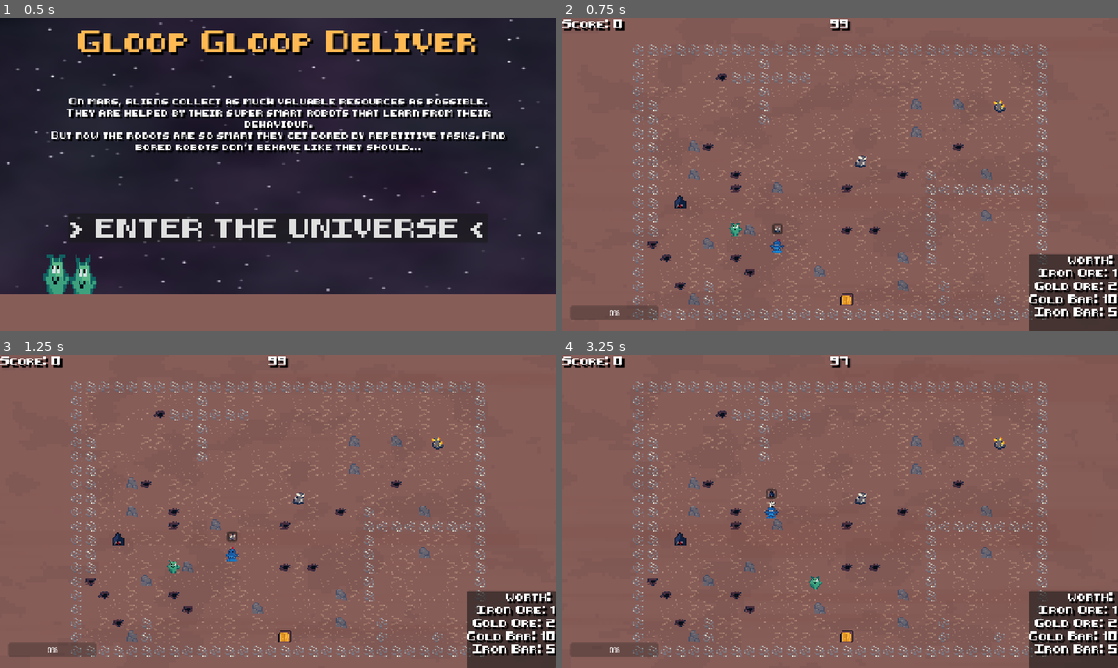
Above: before the commit, frames 1-4 (two rows, left to right).
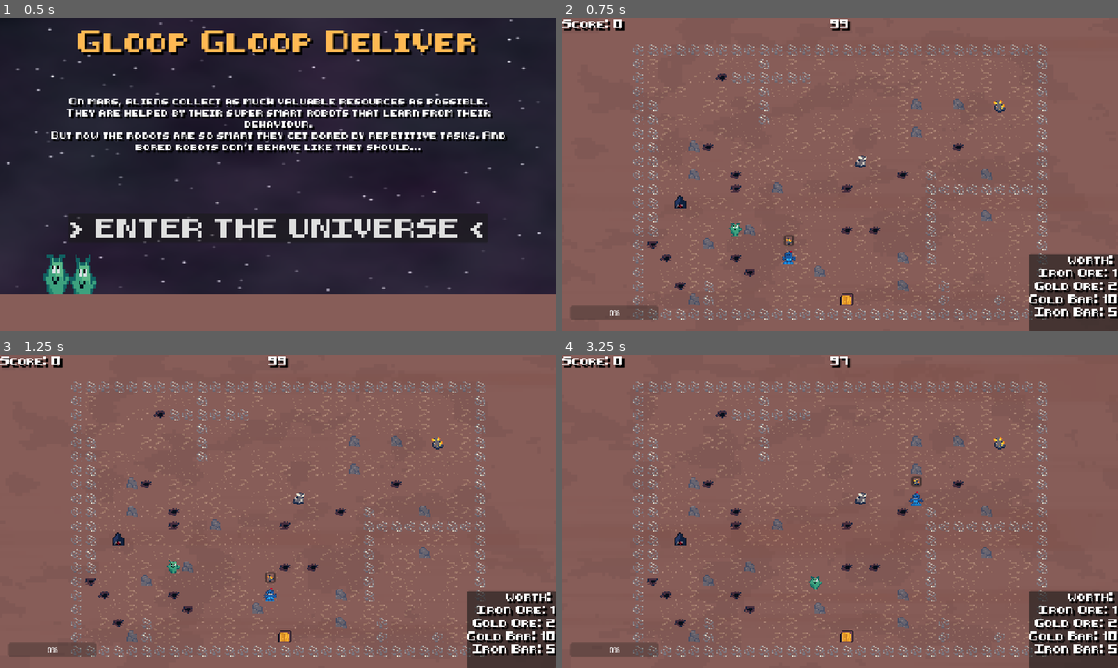
Above: after the commit, the same moments.

Repository: GameAISchool2026members/GloopGloopDelivery
Game: Godot game, scene res://menu/menu.tscn
The game is run twice, just before and just after one commit, with the same random seed, the same clock (stepped at 60 frames per second) and the same inputs.
Inputs (mouse positions are in pixels of both pictures, inside the frame that each line leads up to):
- Up to frame 1 (0.5 s): no input
- Up to frame 2 (0.75 s): click "> ENTER THE UNIVERSE <" at 0.5 s
- Up to frame 3 (1.25 s): no input
- Up to frame 4 (3.25 s): move the mouse to (962, 495) at 1.27 s; hold D (right) 1.28-2.03 s; tap Space (interact) at 1.35, 2.1, 2.85 s; click (962, 495) at 1.42 s; move the mouse to (728, 527) at 2.02 s; hold S (down) 2.03-2.78 s; move the mouse to (895, 442) at 2.77 s; hold D (right) from 2.78 s (still down)

Frame 1 is identical in both runs. In frame 2, 0.2% of the frame differs, in the area x 37-42%, y 65-79%; in frame 3, 0.2%; in frame 4, 0.3%, in the area x 36-65%, y 38-53%.

Commit message:
simple evil policy

Diff:
--- a/game/game.tscn
+++ b/game/game.tscn
@@ -224,7 +224,7 @@
 game_manager = NodePath("../../GameManager")
 
 [node name="RobotPlayer" parent="Players" unique_id=274457977 node_paths=PackedStringArray("game_manager") instance=ExtResource("6_u5opy")]
-result_weight = 0.2
+result_weight = 0.0
 game_manager = NodePath("../../GameManager")
 
 [connection signal="pressed" from="CanvasLayer/EndGame/HBoxContainer/Menu" to="CanvasLayer/EndGame" method="_on_play_pressed"]
--- a/players/robot/robot_player.gd
+++ b/players/robot/robot_player.gd
@@ -73,7 +73,6 @@
 
 	return objectives_manager.get_all_target_objectives()
 
-# Hyperparameter weights to control the robot's priorities
 @export var policy_weight: float = 1.0  # How much the AI's prediction matters
 @export var result_weight: float = 0.5  # How much the built-in game score matters
 
@@ -92,7 +91,10 @@
 	var raw_result_scores := PackedFloat32Array()
 
 	for o in objectives:
-		raw_neglect_scores.append(-prediction_probs[o.index])
+		if evil:
+			raw_neglect_scores.append(prediction_probs[o.index])
+		else:
+			raw_neglect_scores.append(-prediction_probs[o.index])
 		raw_result_scores.append(o.result_score)
 
 	var neglect_distribution := _softmax(raw_neglect_scores)
@@ -103,6 +105,7 @@
 
 	for i in range(objectives.size()):
 		var mixed_score = (neglect_distribution[i] * policy_weight) + (result_distribution[i] * result_weight)
+		mixed_score = pow(mixed_score, 4.0)
 		combined_probs.append(mixed_score)
 		total_distribution_sum += mixed_score
 
@@ -167,13 +170,6 @@
 func bored_particles():
 	$Particles.emitting = true
 
-func _is_objective_valid_target(objective: Node2D) -> bool:
-	return true
-	# TODO: CHECK IF WE NEED RESOURCE OR IF RESOURCE IS READY (e.g. FURNACE)
-	if objective.has_method("is_available") and not objective.is_available():
-		return false
-	return true
-
 func _on_player_interacted(item : Item) -> void:
 	var source = objectives_manager.get_source_objective_given_item(item)
 	var id = objectives_manager.get_id_given_objective(source)
@@ -185,6 +181,7 @@
 	history_items.append(item)
 	if history_items.size() > max_history_size:
 		history_items.pop_front()
+
 func _on_interaction_area_entered(area: Area2D) -> void:
 	print(area.get_groups())
 	touching = area.get_parent()
